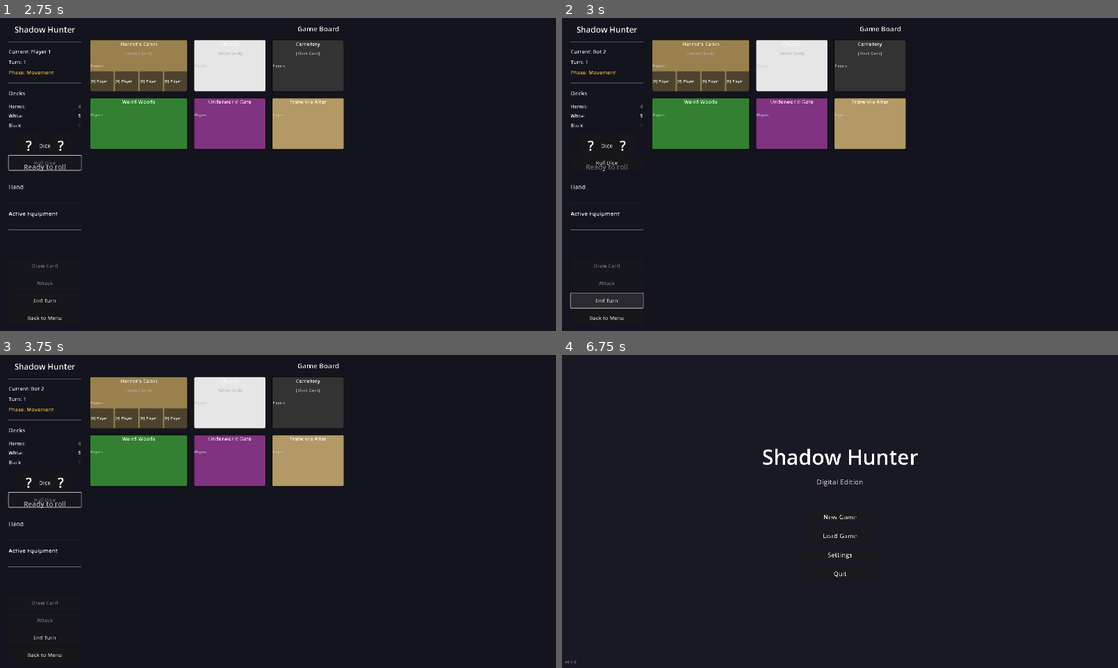
Above: before the commit, frames 1-4 (two rows, left to right).
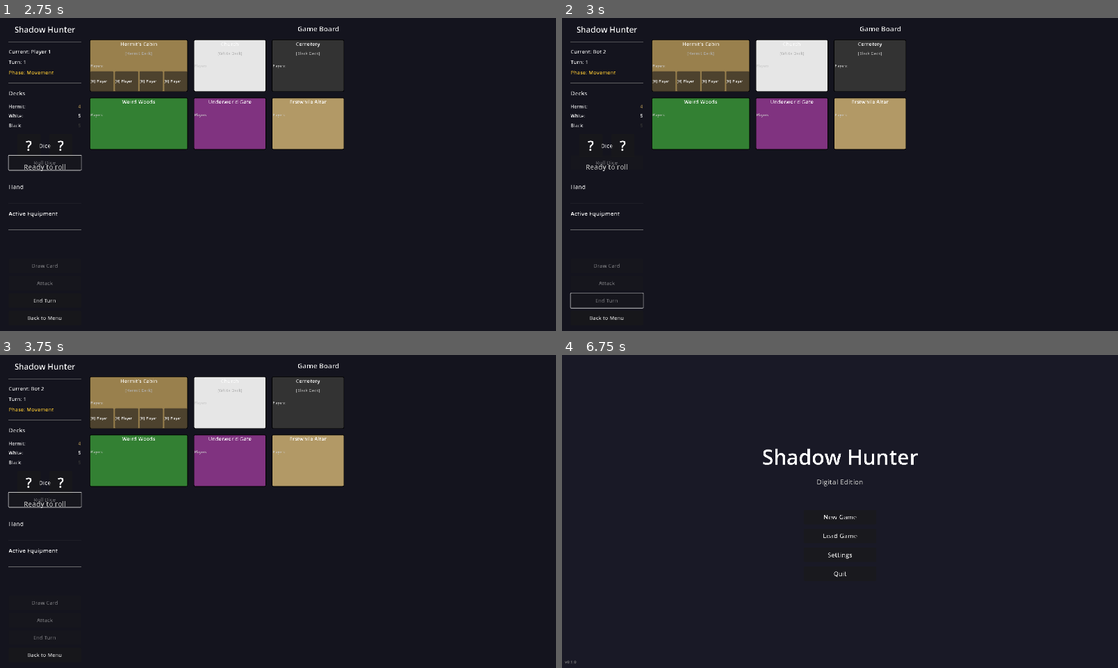
Above: after the commit, the same moments.

Repository: The-Cyril5555/shadow_hunter_app
Game: Godot game, scene res://scenes/ui/screens/main_menu.tscn
Same seed, same stepped clock (60 frames per second), same inputs: the game is played once before the commit and once after it.
Inputs (mouse positions are in pixels of both pictures, inside the frame that each line leads up to):
- Up to frame 1 (2.75 s): click "New Game" at 0.5 s; click "Start Game" at 1.25 s; click "Roll Dice" at 2 s
- Up to frame 2 (3 s): click "End Turn" at 2.75 s
- Up to frame 3 (3.75 s): click (44, 498) at 3.5 s, where only the run before the commit has a clickable "Roll Dice"
- Up to frame 4 (6.75 s): click (606, 636) at 4.25 s, where only the run before the commit has a clickable "End Turn"; click (606, 498) at 5 s, where only the run before the commit has a clickable "Roll Dice"; click (606, 636) at 5.75 s, where only the run before the commit has a clickable "End Turn"; click "Back to Menu" at 6.5 s

Frame 1 is identical in both runs. In frame 2, less than 0.1% of the frame differs, in the area x 4-12%, y 45-91%; in frame 3, less than 0.1%; in frame 4, nothing differs.
Error in both runs: Invalid assignment of property or key 'text' with value of type 'String' on a base object of type 'null instance'. (res://scripts/ui/dice.gd:122)

Commit message:
feat: integrate bot AI system into game flow

Diff:
--- a/scripts/autoloads/game_state.gd
+++ b/scripts/autoloads/game_state.gd
@@ -125,6 +125,9 @@
 
 	# Load card data from JSON
 	_load_cards()
+
+	# Load AI personalities from JSON
+	_load_personalities()
 
 	# Initialize win condition checker
 	win_checker = WinConditionChecker.new()
@@ -528,6 +531,15 @@
 	print("[GameState] Loaded %d cards (%d hermit, %d white, %d black)" % [total_cards, hermit_count, white_count, black_count])
 
 
+## Load AI personality data from JSON
+func _load_personalities() -> void:
+	var personalities = PersonalityManager.load_personalities()
+	if personalities.is_empty():
+		push_warning("[GameState] No AI personalities loaded")
+	else:
+		print("[GameState] Loaded %d AI personalities" % personalities.size())
+
+
 ## Validate card data structure
 func _validate_card(card_data: Dictionary) -> bool:
 	# Check required field: id
--- a/scripts/game/game_board.gd
+++ b/scripts/game/game_board.gd
@@ -646,15 +646,27 @@
 			# Reset turn flags for new player
 			has_drawn_this_turn = false
 			has_rolled_this_turn = false
-			# Enable dice roll, disable actions
-			roll_dice_button.disabled = false
-			draw_card_button.disabled = true
-			attack_button.disabled = true
-			end_turn_button.disabled = false
 			# Update displays for new player
 			_update_display()
 			_update_hand_display()
 			_update_equipment_display()
+
+			# Check if current player is a bot
+			var current_player = GameState.get_current_player()
+			if current_player and not current_player.is_human:
+				# Disable all UI for bot turns
+				roll_dice_button.disabled = true
+				draw_card_button.disabled = true
+				attack_button.disabled = true
+				end_turn_button.disabled = true
+				# Execute bot turn
+				_execute_bot_turn()
+			else:
+				# Enable dice roll, disable actions for human players
+				roll_dice_button.disabled = false
+				draw_card_button.disabled = true
+				attack_button.disabled = true
+				end_turn_button.disabled = false
 		GameState.TurnPhase.ACTION:
 			# Disable dice roll
 			roll_dice_button.disabled = true
@@ -672,6 +684,29 @@
 
 
 # -----------------------------------------------------------------------------
+# Bot Turn Execution
+# -----------------------------------------------------------------------------
+
+## Execute bot turn automatically
+func _execute_bot_turn() -> void:
+	var bot = GameState.get_current_player()
+	if not bot or bot.is_human:
+		return
+
+	print("[GameBoard] 🤖 Bot turn: %s" % bot.display_name)
+
+	# Create bot controller
+	var bot_controller = BotController.new()
+
+	# Execute bot turn (async)
+	await bot_controller.execute_bot_turn(bot, get_tree())
+
+	# After bot turn completes, end turn
+	print("[GameBoard] 🤖 Bot turn complete, ending turn")
+	_on_end_turn_pressed()
+
+
+# -----------------------------------------------------------------------------
 # Combat System
 # -----------------------------------------------------------------------------
 
--- a/scripts/ui/game_setup.gd
+++ b/scripts/ui/game_setup.gd
@@ -100,6 +100,12 @@
 	# Initialize players in GameState
 	_initialize_players()
 
+	# Assign AI personalities to bots
+	var personalities = PersonalityManager.load_personalities()
+	if not personalities.is_empty():
+		PersonalityManager.assign_personalities_to_bots(GameState.players, personalities)
+		print("[GameSetup] Assigned AI personalities to bots")
+
 	# Distribute characters (with expansion preference from UserSettings)
 	CharacterDistributor.distribute_characters(GameState.players, total_players, UserSettings.include_expansion)
 
